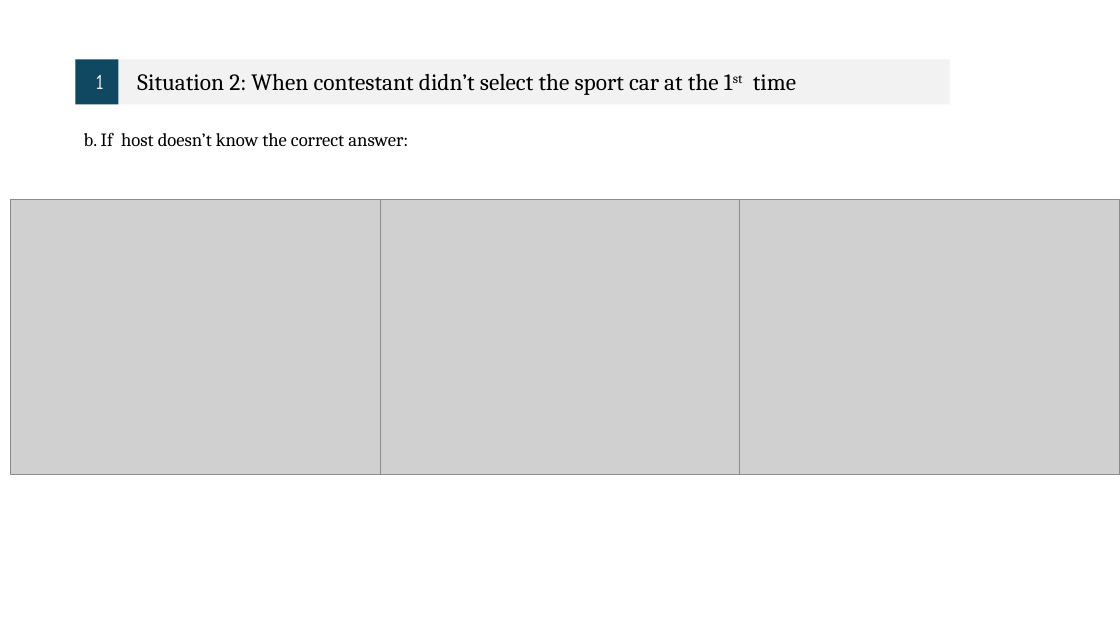
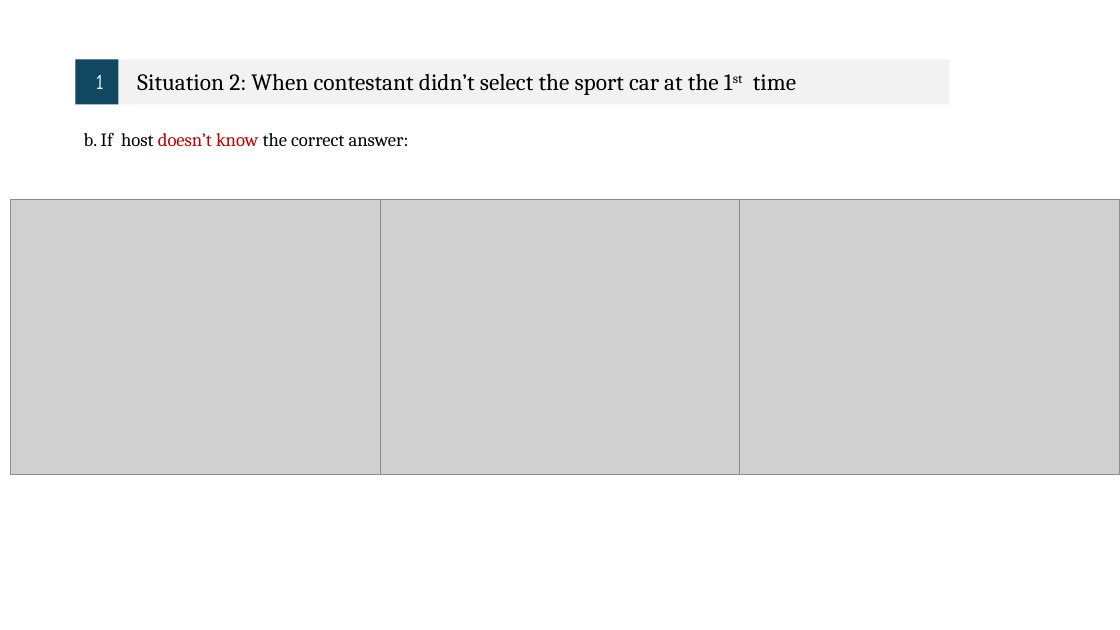
Before and after one commit to Sheena0210/monty-hall-simulation, a slide deck: slide 10 of 統計計算.pptx. Drawn at 1120x630 pixels with LibreOffice and Linux fonts; fonts in the diff are those of the drawing; grey boxes stand for pictures. Boxes give left, top, right and bottom in pixels: in the first picture for what was removed or moved away, otherwise in the second. Text is boxed around its words. In the diff, an @@ line names an element or a change of style, - is before the commit and + after.

```diff
--- a/統計計算.pptx
+++ b/統計計算.pptx
@@ text "b. If host doesn’t know ..." at (x1=84, y1=132, x2=409, y2=147): text colour #000000 to #C00000 in "doesn’t know" @@
```
Also in this commit, not shown: 5 other slides changed, 3 slides added, 6 slides removed.
